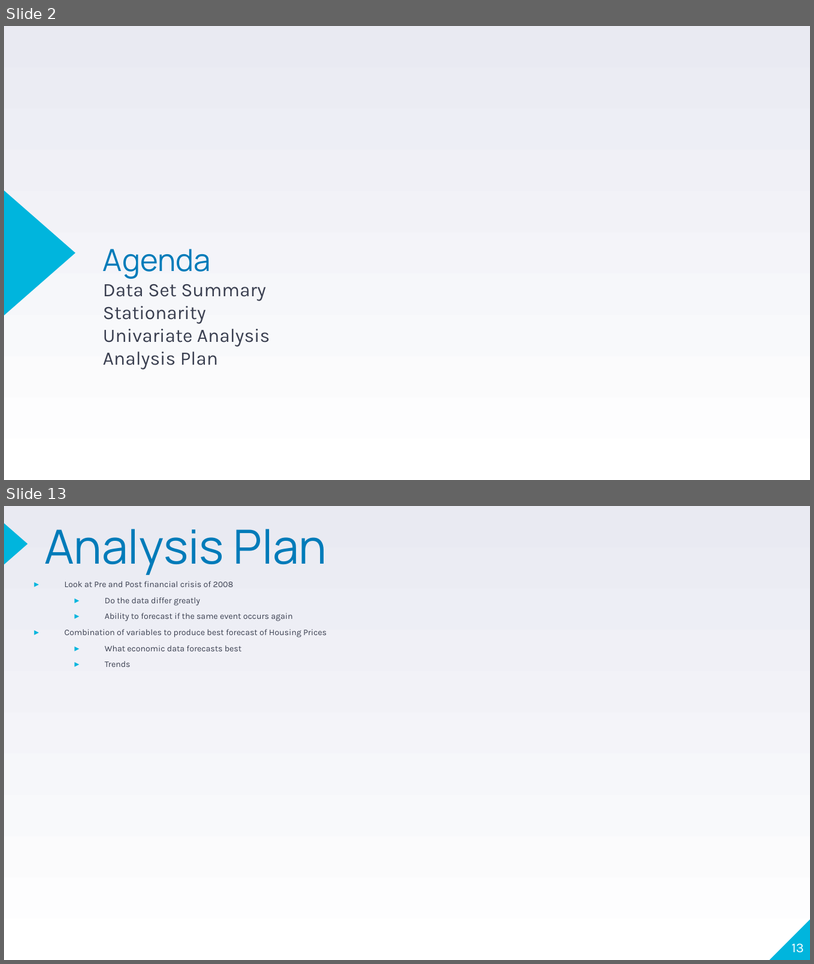
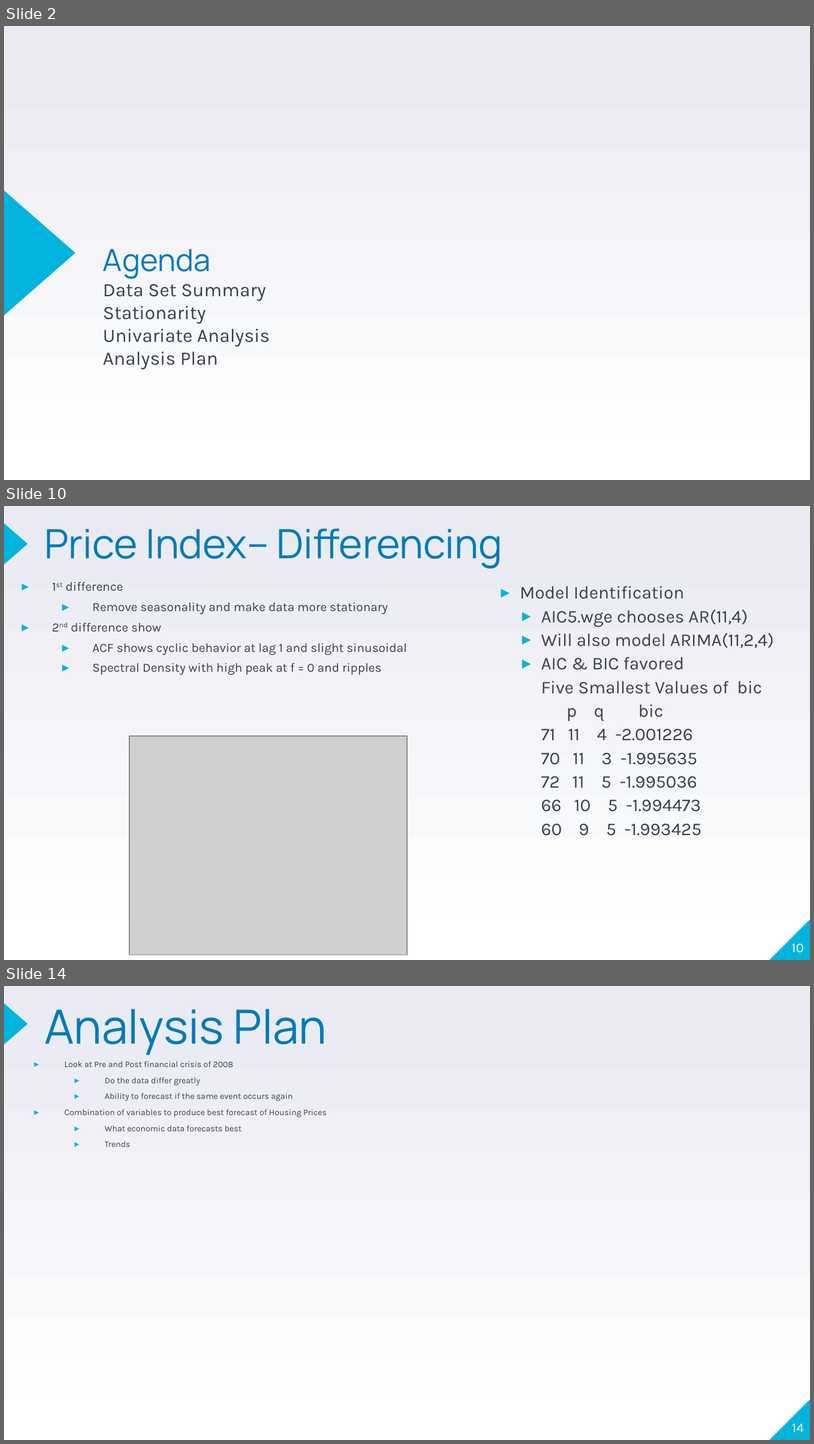
Before and after one commit to jherbaugh/MSDS6373_TS_Project, a slide deck: TS_6373_Project_Jason_Alexander.ppt. Shown one above the other, each under a label of ours: slides 2 and 13 before the commit, slides 2, 10 and 14 after it; the slides between them are not shown. The pictures are 814x964 and 814x1444 pixels, drawn with LibreOffice and Linux fonts; fonts in the diff are those of the drawing; grey boxes stand for pictures. Boxes give left, top, right and bottom in pixels: in the first picture for what was removed or moved away, otherwise in the second. Text is boxed around its words. In the diff, an @@ line names an element or a change of style, - is before the commit and + after.

```diff
--- a/TS_6373_Project_Jason_Alexander.ppt
+++ b/TS_6373_Project_Jason_Alexander.ppt
@@ slide 10 added at (x1=4, y1=506, x2=810, y2=960), background gradient #FFFFFF to #E9EAF2; not listed: 2 template elements that a slide beside it also shows @@
@@ title added at (x1=44, y1=528, x2=503, y2=568), 36 pt, text #007BB9 @@
+Price Index– Differencing
@@ text added at (x1=66, y1=582, x2=407, y2=675), 11.2 pt, text #3A3F50 @@
+▸ 1st difference
+  ▸ Remove seasonality and make data more stationary
+▸ 2nd difference show
+  ▸ ACF shows cyclic behavior at lag 1 and slight sinusoidal
+  ▸ Spectral Density with high peak at f = 0 and ripples
@@ text added at (x1=520, y1=586, x2=774, y2=835), 16 pt, text #3A3F50 @@
+▸ Model Identification
+  ▸ AIC5.wge chooses AR(11,4)
+  ▸ Will also model ARIMA(11,2,4)
+  ▸ AIC & BIC favored
+  Five Smallest Values of bic
+  p q bic
+  71 11 4 -2.001226
+  70 11 3 -1.995635
+  72 11 5 -1.995036
+  66 10 5 -1.994473
+  60 9 5 -1.993425
@@ picture added at (x1=129, y1=736, x2=407, y2=954) @@
@@ page number added at (x1=792, y1=943, x2=804, y2=952), 12 pt, text #FFFFFF @@
+10
@@ what was slide 13 is now slide 14 @@
@@ page number at (x1=792, y1=1423, x2=804, y2=1432): text changed @@
-13
+14
```
Also in this commit, not shown: 5 slides changed, 5 other slides added, 5 slides removed, 2 other files.
